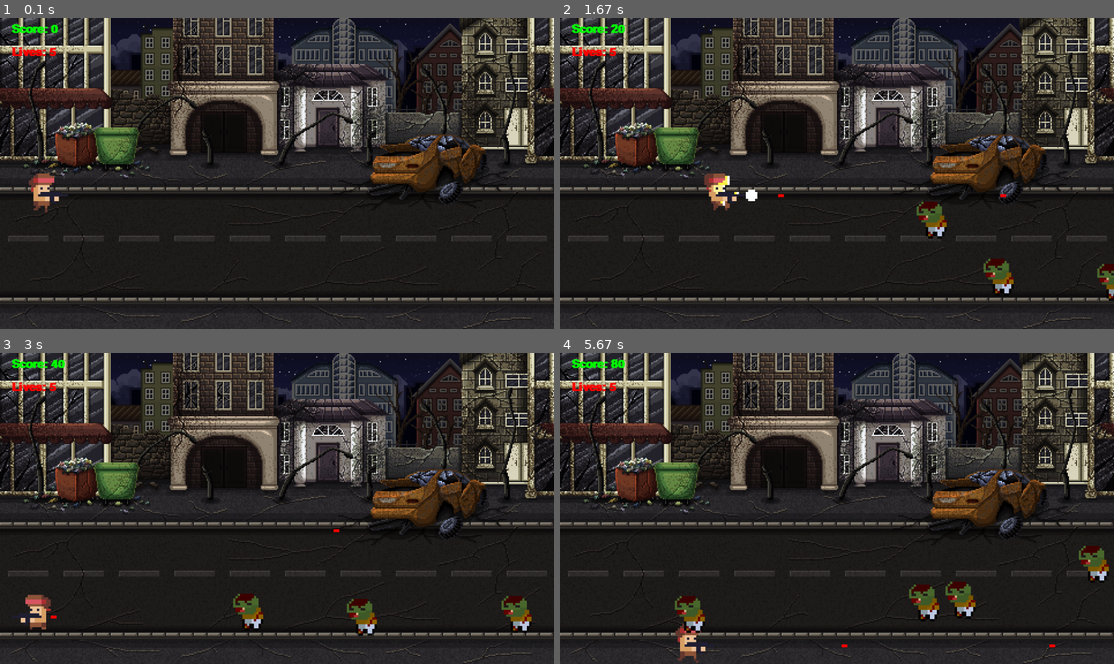
Above: before the commit, frames 1-4 (two rows, left to right).
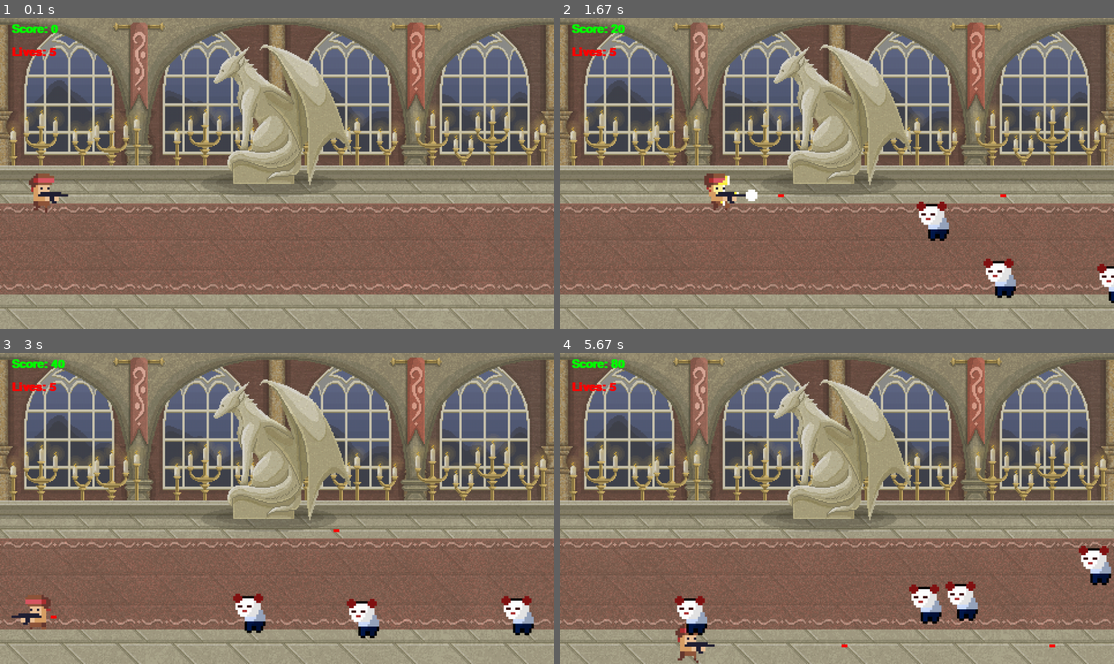
Above: after the commit, the same moments.

Repository: gugaprado10/game-project
Game: pygame game, started from import pygame.py
The game is run twice, just before and just after one commit, with the same random seed, the same clock (stepped at 60 frames per second) and the same inputs.
Inputs:
- Up to frame 1 (0.1 s): no input
- Up to frame 2 (1.67 s): tap Space at 0.33, 0.73, 1.03, 1.23, 1.57 s; hold Right 0.67-1.13 s; hold Up 1.17-1.47 s; hold Right from 1.5 s (still down)
- Up to frame 3 (3 s): tap Space at 1.87, 2.07, 2.37, 2.63, 2.97 s; release Right at 1.97 s; hold Left 2-2.53 s; hold Down 2.57-2.87 s; hold Left from 2.9 s (still down)
- Up to frame 4 (5.67 s): tap Space at 3.27, 3.4, 3.8, 4.1, 4.47, 4.87, 5.17, 5.37 s; release Left at 3.3 s; hold Up 3.33-3.7 s; hold Right 3.73-4.37 s; hold Down 4.4-4.77 s; hold Left 4.8-5.27 s; hold Right from 5.3 s (still down)

The runs differ from the first frame. In frame 1, 97% of the frame differs, in the area x 0-100%, y 0-100%; in frame 2, 97%; in frame 3, 97%; in frame 4, 97%.

Commit message:
new level

Diff:
--- a/import pygame.py
+++ b/import pygame.py
@@ -17,13 +17,13 @@
 
 # Assets
 background = pygame.transform.scale(pygame.image.load(
-    'assets/background2.png'), (SCREEN_WIDTH, SCREEN_HEIGHT))
+    'assets/background.png'), (SCREEN_WIDTH, SCREEN_HEIGHT))
 shooting_frames = [pygame.image.load(
     f"assets/player/shoot{i}.png") for i in range(0, 5)]
 right_frames = [pygame.image.load(
     f'assets/player/run{i}.png') for i in range(0, 6)]
 left_frames = [pygame.transform.flip(i, True, False) for i in right_frames]
-zombie_sprite = pygame.image.load("assets/zombie.png")
+clown_sprite = pygame.image.load("assets/clown.png")
 
 
 class Player(object):
@@ -163,7 +163,7 @@
             run = False
 
     while len(zombies) < MAX_ZOMBIES:
-        zombie = Enemy(zombie_sprite)
+        zombie = Enemy(clown_sprite)
         zombies.append(zombie)
 
     for zombie in zombies:
